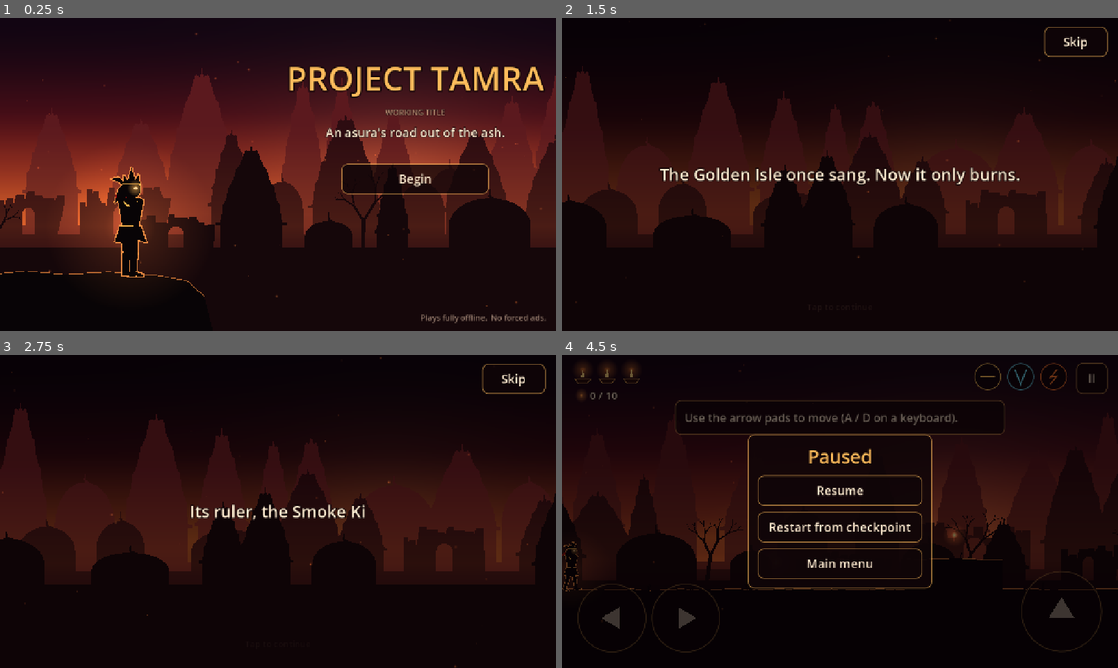
Above: before the commit, frames 1-4 (two rows, left to right).
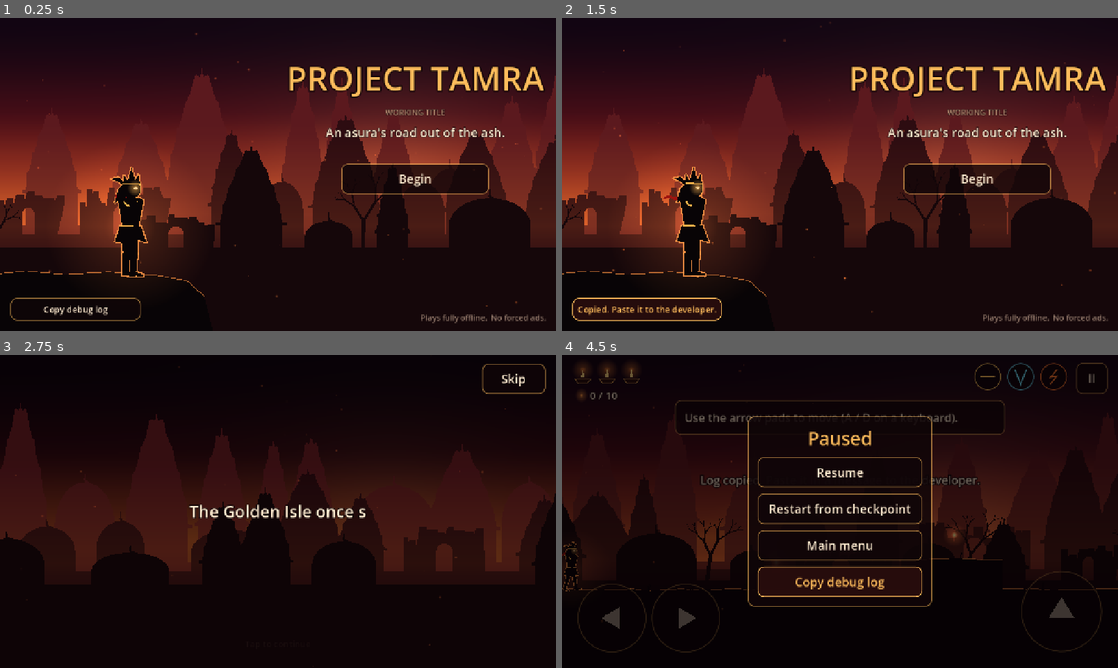
Above: after the commit, the same moments.

Repository: iiakshat/project-tamra
Game: Godot game, scene res://scenes/main.tscn
The game is run twice, just before and just after one commit, with the same random seed, the same clock (stepped at 60 frames per second) and the same inputs.
Inputs (mouse positions are in pixels of both pictures, inside the frame that each line leads up to):
- Up to frame 1 (0.25 s): no input
- Up to frame 2 (1.5 s): click "Begin" (after the commit: "Copy debug log") at 0.5 s; click (645, 309) at 1.25 s, where only the run after the commit has a clickable "Copied. Paste it to the devel…"
- Up to frame 3 (2.75 s): click (417, 514) at 2 s, where only the run after the commit has a clickable "Begin"
- Up to frame 4 (4.5 s): click "Skip" at 2.75 s; tap Enter at 3.5 s; move the mouse to (962, 495) at 3.52 s; hold D (move_right) 3.53-4.25 s; tap P at 3.6 s; click (962, 495) at 3.67 s; tap Space (jump) at 3.77 s; click (840, 580) at 4.25 s, where only the run after the commit has a clickable "Copy debug log"

The runs differ from the first frame. In frame 1, 0.4% of the frame differs, in the area x 1-26%, y 89-97%; in frame 2, 49%, in the area x 0-100%, y 1-98%; in frame 3, 0.8%; in frame 4, 5.6%.

Commit message:
Add crash-safe diagnostic logging with in-game log copy
- GameLog autoload: flushed log file, engine error capture via Logger,
  device/GPU info, crash detection of the previous session.
- Pause menu and title screen "Copy debug log" for testers without USB.
- Perf samples every 10 s; red error counter on the HUD in debug builds.
- Analytics events also go to the log. Verbose Android export in CI.

Co-Authored-By: Claude Opus 5.5 <noreply@anthropic.com>

Diff:
--- a/project.godot
+++ b/project.godot
@@ -14,8 +14,13 @@
 
 [autoload]
 
+GameLog="*res://src/autoload/game_log.gd"
 Services="*res://src/autoload/services.gd"
 Game="*res://src/autoload/game.gd"
+
+[debug]
+
+file_logging/enable_file_logging=true
 
 [display]
 
--- a/src/autoload/game.gd
+++ b/src/autoload/game.gd
@@ -21,7 +21,7 @@
 
 func persist() -> void:
 	if not _store.save_data(save):
-		push_error("Saving failed.")
+		GameLog.error("save", "saving failed", {"dir": OS.get_user_data_dir()})
 
 
 func all_levels() -> Array[String]:
--- /dev/null
+++ b/src/autoload/game_log.gd
@@ -0,0 +1,144 @@
+extends Node
+## Diagnostic log. Every line goes to user://logs/game.log (flushed immediately, so it
+## survives a crash) and to an in-memory buffer the player can copy from the pause menu.
+## Engine errors and warnings are captured through a custom Logger. If the previous
+## session never closed cleanly, that is recorded and its log is kept as game.prev.log.
+
+const DIR := "user://logs/"
+const LOG_FILE := DIR + "game.log"
+const PREV_FILE := DIR + "game.prev.log"
+const LOCK_FILE := DIR + "session.lock"
+
+var error_count := 0
+var previous_session_crashed := false
+
+var _buffer := LogBuffer.new(600)
+var _file: FileAccess
+var _mutex := Mutex.new()
+
+
+func _init() -> void:
+	DirAccess.make_dir_recursive_absolute(ProjectSettings.globalize_path(DIR))
+	previous_session_crashed = FileAccess.file_exists(LOCK_FILE)
+	if FileAccess.file_exists(LOG_FILE):
+		if FileAccess.file_exists(PREV_FILE):
+			DirAccess.remove_absolute(ProjectSettings.globalize_path(PREV_FILE))
+		DirAccess.rename_absolute(ProjectSettings.globalize_path(LOG_FILE), ProjectSettings.globalize_path(PREV_FILE))
+	_file = FileAccess.open(LOG_FILE, FileAccess.WRITE)
+	var lock := FileAccess.open(LOCK_FILE, FileAccess.WRITE)
+	if lock != null:
+		lock.store_string(Time.get_datetime_string_from_system())
+	OS.add_logger(EngineLogger.new(self))
+	_log_device_info()
+	if previous_session_crashed:
+		warn("log", "Previous session did not close cleanly (crash or force-close). See game.prev.log.")
+
+
+func _notification(what: int) -> void:
+	match what:
+		NOTIFICATION_WM_CLOSE_REQUEST, NOTIFICATION_PREDELETE:
+			_close()
+		NOTIFICATION_APPLICATION_PAUSED:
+			info("app", "paused")
+		NOTIFICATION_APPLICATION_RESUMED:
+			info("app", "resumed")
+
+
+func info(tag: String, message: String, data: Dictionary = {}) -> void:
+	_write("INFO", tag, message, data)
+
+
+func warn(tag: String, message: String, data: Dictionary = {}) -> void:
+	_write("WARN", tag, message, data)
+
+
+func error(tag: String, message: String, data: Dictionary = {}) -> void:
+	error_count += 1
+	_write("ERROR", tag, message, data)
+
+
+## Current session plus the tail of the previous one, ready to paste into a bug report.
+func report() -> String:
+	var parts: Array[String] = ["=== %s %s | errors this session: %d ===" % [
+		ProjectSettings.get_setting("application/config/name", ""),
+		ProjectSettings.get_setting("application/config/version", ""), error_count]]
+	parts.append(_buffer.dump())
+	if FileAccess.file_exists(PREV_FILE):
+		var prev := FileAccess.get_file_as_string(PREV_FILE).split("\n")
+		parts.append("\n=== previous session (last 80 lines)%s ===" % (" - DID NOT CLOSE CLEANLY" if previous_session_crashed else ""))
+		parts.append("\n".join(prev.slice(maxi(0, prev.size() - 80))))
+	return "\n".join(parts)
+
+
+func copy_report_to_clipboard() -> void:
+	DisplayServer.clipboard_set(report())
+	info("log", "report copied to clipboard")
+
+
+func _write(level: String, tag: String, message: String, data: Dictionary) -> void:
+	var line := LogBuffer.format_line(Time.get_ticks_msec(), level, tag, message, data)
+	_buffer.add(line)
+	_mutex.lock()
+	if _file != null:
+		_file.store_line(line)
+		_file.flush()
+	_mutex.unlock()
+	if OS.is_debug_build() and level != "ERROR" and level != "WARN":
+		print(line)  # stdout only; errors already reach the console through the engine
+
+
+func _close() -> void:
+	if _file == null:
+		return
+	info("app", "session end")
+	_mutex.lock()
+	_file.close()
+	_file = null
+	_mutex.unlock()
+	DirAccess.remove_absolute(ProjectSettings.globalize_path(LOCK_FILE))
+
+
+func _log_device_info() -> void:
+	info("boot", "session start", {
+		"version": str(ProjectSettings.get_setting("application/config/version", "")),
+		"debug": OS.is_debug_build(),
+		"os": OS.get_name(),
+		"os_version": OS.get_version(),
+		"model": OS.get_model_name(),
+		"cpu_cores": OS.get_processor_count(),
+		"locale": OS.get_locale(),
+		"screen": str(DisplayServer.screen_get_size()),
+		"time": Time.get_datetime_string_from_system(),
+	})
+
+
+func log_renderer() -> void:
+	info("boot", "renderer", {
+		"gpu": RenderingServer.get_video_adapter_name(),
+		"vendor": RenderingServer.get_video_adapter_vendor(),
+		"api": RenderingServer.get_video_adapter_api_version(),
+		"method": str(ProjectSettings.get_setting("rendering/renderer/rendering_method", "")),
+	})
+
+
+## Receives every engine error and warning, including script errors with backtraces.
+## May be called from any thread.
+class EngineLogger extends Logger:
+	var _log: Node
+
+	func _init(owner_log: Node) -> void:
+		_log = owner_log
+
+	func _log_error(function: String, file: String, line: int, code: String, rationale: String,
+			_editor_notify: bool, error_type: int, script_backtraces: Array[ScriptBacktrace]) -> void:
+		var message := rationale if rationale != "" else code
+		var data := {"at": "%s:%d %s()" % [file, line, function]}
+		if not script_backtraces.is_empty():
+			data["script"] = script_backtraces[0].format()
+		if error_type == ERROR_TYPE_WARNING:
+			_log.warn("engine", message, data)
+		else:
+			_log.error("engine", message, data)
+
+	func _log_message(_message: String, _error: bool) -> void:
+		pass  # Plain prints are not diagnostics; GameLog writes its own lines.
--- /dev/null
+++ b/src/core/log_buffer.gd
@@ -0,0 +1,40 @@
+class_name LogBuffer
+extends RefCounted
+## Fixed-size ring of formatted log lines. Pure logic, so it is unit tested;
+## the GameLog autoload adds the file and engine hooks around it.
+
+var capacity: int
+var _lines: Array[String] = []
+var _mutex := Mutex.new()
+
+
+func _init(max_lines: int = 500) -> void:
+	capacity = max_lines
+
+
+static func format_line(t_ms: int, level: String, tag: String, message: String, data: Dictionary = {}) -> String:
+	var secs := t_ms / 1000.0
+	var line := "%9.3f %-5s [%s] %s" % [secs, level, tag, message]
+	if not data.is_empty():
+		line += " " + JSON.stringify(data)
+	return line
+
+
+## Thread-safe: engine errors can arrive from any thread.
+func add(line: String) -> void:
+	_mutex.lock()
+	_lines.append(line)
+	if _lines.size() > capacity:
+		_lines.pop_front()
+	_mutex.unlock()
+
+
+func lines() -> Array[String]:
+	_mutex.lock()
+	var copy := _lines.duplicate()
+	_mutex.unlock()
+	return copy
+
+
+func dump() -> String:
+	return "\n".join(lines())
--- a/src/game/level.gd
+++ b/src/game/level.gd
@@ -27,6 +27,10 @@
 var _reveal_time := 0.0
 var _start_x := -1.0
 var _rng := RandomNumberGenerator.new()
+var _perf_timer := 0.0
+var _min_fps := 1000.0
+
+const PERF_INTERVAL := 10.0
 
 
 ## start_x >= 0 drops the hero at that x instead of the spawn (debug and testing).
@@ -100,6 +104,7 @@
 	hud.restart_pressed.connect(_on_restart)
 	hud.menu_pressed.connect(func() -> void: quit_to_menu.emit())
 	hud.next_pressed.connect(func() -> void: completed.emit(level_id))
+	hud.copy_log_pressed.connect(_on_copy_log)
 
 	touch = TouchControls.new()
 	touch.process_mode = Node.PROCESS_MODE_PAUSABLE
@@ -129,6 +134,7 @@
 
 
 func _process(delta: float) -> void:
+	_sample_performance(delta)
 	if camera != null:
 		var look := Vector2(player.facing * 110.0, 0.0)
 		camera.offset = camera.offset.lerp(look, 1.0 - exp(-2.0 * delta))
@@ -148,6 +154,34 @@
 				toggle_pause()
 
 
+## Logs frame rate and load every few seconds: the only way to learn how the game
+## runs on phones we never touch.
+func _sample_performance(delta: float) -> void:
+	var fps := Performance.get_monitor(Performance.TIME_FPS)
+	if _time > 2.0 and fps > 0.0:
+		_min_fps = minf(_min_fps, fps)
+	_perf_timer += delta
+	if _perf_timer < PERF_INTERVAL:
+		return
+	_perf_timer = 0.0
+	GameLog.info("perf", "sample", {
+		"fps": int(fps),
+		"min_fps": int(_min_fps),
+		"objects": int(Performance.get_monitor(Performance.OBJECT_NODE_COUNT)),
+		"mem_mb": snappedf(Performance.get_monitor(Performance.MEMORY_STATIC) / 1048576.0, 0.1),
+		"draw_calls": int(Performance.get_monitor(Performance.RENDER_TOTAL_DRAW_CALLS_IN_FRAME)),
+		"x": int(player.global_position.x),
+	})
+	if fps < 30.0:
+		GameLog.warn("perf", "low frame rate", {"fps": int(fps), "x": int(player.global_position.x)})
+	_min_fps = 1000.0
+
+
+func _on_copy_log() -> void:
+	GameLog.copy_report_to_clipboard()
+	hud.notify("Log copied. Paste it in a message to the developer.")
+
+
 func active_decoys() -> Array:
 	return get_tree().get_nodes_in_group("decoys")
 
@@ -216,6 +250,7 @@
 
 func _on_checkpoint(at: Vector2) -> void:
 	_checkpoint = at
+	GameLog.info("level", "checkpoint", {"x": int(at.x), "time": int(_time)})
 
 
 func _on_enemy_burned(at: Vector2) -> void:
--- a/src/main.gd
+++ b/src/main.gd
@@ -14,6 +14,7 @@
 
 
 func _ready() -> void:
+	GameLog.log_renderer()
 	var args := _debug_args()
 	if args.has("level"):
 		_start_level(args["level"], float(args.get("x", "-1")))
@@ -79,6 +80,7 @@
 	if _screen != null:
 		_screen.queue_free()
 	_screen = node
+	GameLog.info("screen", node.get_script().get_global_name())
 	add_child(node)
 
 
--- a/src/platform/debug_analytics.gd
+++ b/src/platform/debug_analytics.gd
@@ -1,6 +1,6 @@
 class_name DebugAnalytics
 extends AnalyticsService
-## Prints events in debug builds and keeps the latest ones in memory for inspection.
+## Writes events to the diagnostic log and keeps the latest ones in memory for inspection.
 
 const MAX_KEPT := 200
 
@@ -11,5 +11,4 @@
 	events.append({"event": event, "params": params, "t": Time.get_ticks_msec()})
 	if events.size() > MAX_KEPT:
 		events.pop_front()
-	if OS.is_debug_build():
-		print("[analytics] ", event, " ", params)
+	GameLog.info("event", event, params)
--- a/src/ui/hud.gd
+++ b/src/ui/hud.gd
@@ -8,6 +8,7 @@
 signal restart_pressed
 signal menu_pressed
 signal next_pressed
+signal copy_log_pressed
 
 const FAIL_TEXT := {
 	"unrecognized": "The sign was unclear",
@@ -32,6 +33,7 @@
 var _overlay: Control
 var _flash: ColorRect
 var _tint: ColorRect
+var _error_badge: Label
 
 
 func _ready() -> void:
@@ -67,6 +69,12 @@
 	_ember_label = UiKit.label("0", 24)
 	ember_row.add_child(_ember_label)
 	_root.add_child(ember_row)
+
+	# Debug builds only: a visible count of logged errors, so testers notice and report.
+	_error_badge = UiKit.label("", 18, Color(1.0, 0.35, 0.3), 4)
+	_error_badge.position = Vector2(30, 112)
+	_error_badge.visible = false
+	_root.add_child(_error_badge)
 
 	_pause_button = UiKit.button("II", 72)
 	_pause_button.custom_minimum_size = Vector2(72, 72)
@@ -118,6 +126,9 @@
 
 
 func _process(_delta: float) -> void:
+	if OS.is_debug_build() and GameLog.error_count > 0:
+		_error_badge.visible = true
+		_error_badge.text = "%d error(s) logged. Pause > Copy debug log" % GameLog.error_count
 	if caster == null:
 		return
 	for slot in _slots:
@@ -185,6 +196,12 @@
 	box.add_child(_button("Resume", resume_pressed))
 	box.add_child(_button("Restart from checkpoint", restart_pressed))
 	box.add_child(_button("Main menu", menu_pressed))
+	box.add_child(_button("Copy debug log", copy_log_pressed))
+
+
+## Short confirmation message in the middle of the screen.
+func notify(text: String) -> void:
+	_show_toast(text, UiKit.TEXT, 26)
 
 
 func show_results(level_name: String, time: float, embers: int, total: int, has_next: bool) -> void:
--- a/src/ui/menu_screen.gd
+++ b/src/ui/menu_screen.gd
@@ -98,6 +98,22 @@
 	footer.horizontal_alignment = HORIZONTAL_ALIGNMENT_RIGHT
 	root.add_child(footer)
 
+	# Lets testers send a log without USB: copy, then paste into any chat app.
+	var report_label := "Something broke? Copy log" if GameLog.previous_session_crashed else "Copy debug log"
+	var report := UiKit.button(report_label, 300)
+	report.custom_minimum_size = Vector2(300, 52)
+	report.add_theme_font_size_override("font_size", 20)
+	report.anchor_top = 1.0
+	report.anchor_bottom = 1.0
+	report.offset_left = 24
+	report.offset_top = -76
+	report.offset_bottom = -24
+	report.pressed.connect(func() -> void:
+		GameLog.copy_report_to_clipboard()
+		report.text = "Copied. Paste it to the developer."
+	)
+	root.add_child(report)
+
 
 func _process(delta: float) -> void:
 	_hero.animate(delta, 0.0, true, 0.0)
--- /dev/null
+++ b/tests/test_log.gd
@@ -0,0 +1,25 @@
+extends "res://tests/test_case.gd"
+
+
+func test_format_line() -> void:
+	var line := LogBuffer.format_line(12345, "WARN", "level", "fell", {"x": 10})
+	check(line.contains("12.345"), "seconds in line: " + line)
+	check(line.contains("WARN"), "level in line")
+	check(line.contains("[level] fell"), "tag and message in line")
+	check(line.ends_with("{\"x\":10}"), "data as JSON: " + line)
+
+
+func test_ring_buffer_keeps_newest() -> void:
+	var b := LogBuffer.new(3)
+	for i in 5:
+		b.add("line %d" % i)
+	check_eq(b.lines().size(), 3, "capped at capacity")
+	check_eq(b.lines()[0], "line 2", "oldest dropped")
+	check_eq(b.dump(), "line 2\nline 3\nline 4", "dump joins lines")
+
+
+func test_game_log_captures_engine_errors() -> void:
+	var before: int = GameLog.error_count
+	push_error("test: deliberate error for the logger")
+	check(GameLog.error_count > before, "push_error reached GameLog")
+	check(GameLog.report().contains("deliberate error"), "error text in report")
Not shown, added: src/autoload/game_log.gd.uid
Not shown, added: src/core/log_buffer.gd.uid
Not shown, added: tests/test_log.gd.uid
Not shown, changed: CLAUDE.md
Not shown, changed: DECISIONS.md
